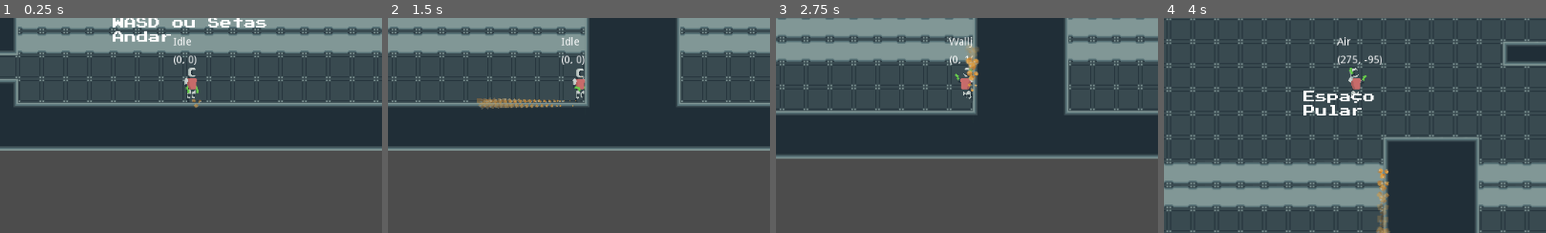
Above: before the commit, frames 1-4 (left to right).
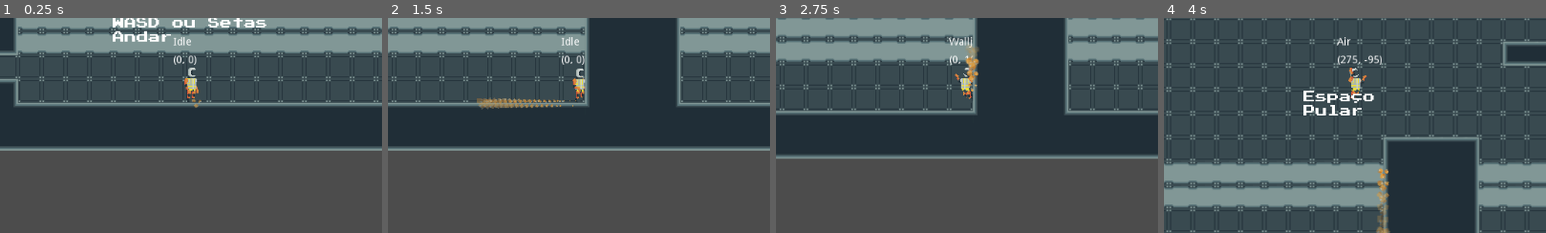
Above: after the commit, the same moments.

Repository: andrebariani/LostAndFound_GGJ2021
Game: Godot game, scene res://Main.tscn
Same seed, same stepped clock (60 frames per second), same inputs: the game is played once before the commit and once after it. The engine's default icon, where the game draws it, is replaced by a stand-in: a white triangle on a blue panel in a dark square.
Inputs:
- Up to frame 1 (0.25 s): no input
- Up to frame 2 (1.5 s): tap Enter (ui_accept) at 0.5, 0.77 s; hold Right (ui_right) from 0.53 s (still down); tap Shift (dash) at 0.6 s; tap Q (drop) at 1.35 s
- Up to frame 3 (2.75 s): tap Enter (ui_accept) at 1.52 s; release Right (ui_right) at 2.03 s; hold Left (ui_left) from 2.03 s (still down); tap E (use_tool) at 2.1 s
- Up to frame 4 (4 s): release Left (ui_left) at 2.78 s; hold Right (ui_right) from 2.78 s (still down); tap Shift (dash) at 2.85 s; tap Enter (ui_accept) at 3.02, 3.5, 3.77 s; tap Q (drop) at 3.6 s
The pictures show only the part of the screen within x 25-75%, y 34-84%; the shares and areas given below are measured in that part.

The runs differ from the first frame. In frame 1, 0.2% of the frame differs, in the area x 48-52%, y 28-38%; in frame 2, 0.2%; in frame 3, 0.2%; in frame 4, 0.2%, in the area x 48-53%, y 23-38%.

Commit message:
Sprite player final

Diff:
--- a/player/player_body/PlayerBody.tscn
+++ b/player/player_body/PlayerBody.tscn
@@ -1,139 +1,139 @@
 [gd_scene load_steps=46 format=2]
 
 [ext_resource path="res://player/player_body/PlayerBody.gd" type="Script" id=1]
-[ext_resource path="res://assets/images/player_placeholder.png" type="Texture" id=2]
+[ext_resource path="res://assets/images/player/colete.png" type="Texture" id=2]
 [ext_resource path="res://assets/images/player/player_body_parts.png" type="Texture" id=3]
 [ext_resource path="res://assets/images/caixa.png" type="Texture" id=4]
 
-[sub_resource type="AnimationNodeAdd2" id=23]
-
-[sub_resource type="AnimationNodeAnimation" id=24]
+[sub_resource type="AnimationNodeAdd2" id=1]
+
+[sub_resource type="AnimationNodeAnimation" id=2]
 animation = "arm_hold"
 
-[sub_resource type="AnimationNodeAnimation" id=25]
+[sub_resource type="AnimationNodeAnimation" id=3]
 animation = "arm_idle"
 
-[sub_resource type="AnimationNodeAnimation" id=26]
+[sub_resource type="AnimationNodeAnimation" id=4]
 animation = "arm_walk"
 
-[sub_resource type="AnimationNodeAnimation" id=27]
+[sub_resource type="AnimationNodeAnimation" id=5]
 animation = "arm_wall"
 
-[sub_resource type="AnimationNodeStateMachineTransition" id=28]
+[sub_resource type="AnimationNodeStateMachineTransition" id=6]
 advance_condition = "walk"
 
-[sub_resource type="AnimationNodeStateMachineTransition" id=29]
+[sub_resource type="AnimationNodeStateMachineTransition" id=7]
 advance_condition = "walk"
 
-[sub_resource type="AnimationNodeStateMachineTransition" id=30]
+[sub_resource type="AnimationNodeStateMachineTransition" id=8]
 advance_condition = "walk"
 
-[sub_resource type="AnimationNodeStateMachineTransition" id=31]
+[sub_resource type="AnimationNodeStateMachineTransition" id=9]
 advance_condition = "hold"
 
-[sub_resource type="AnimationNodeStateMachineTransition" id=32]
+[sub_resource type="AnimationNodeStateMachineTransition" id=10]
 advance_condition = "hold"
 
-[sub_resource type="AnimationNodeStateMachineTransition" id=33]
+[sub_resource type="AnimationNodeStateMachineTransition" id=11]
 advance_condition = "hold"
 
-[sub_resource type="AnimationNodeStateMachineTransition" id=34]
+[sub_resource type="AnimationNodeStateMachineTransition" id=12]
 advance_condition = "idle"
 
-[sub_resource type="AnimationNodeStateMachineTransition" id=35]
+[sub_resource type="AnimationNodeStateMachineTransition" id=13]
 advance_condition = "wall"
 
-[sub_resource type="AnimationNodeStateMachineTransition" id=36]
+[sub_resource type="AnimationNodeStateMachineTransition" id=14]
 advance_condition = "idle"
 
-[sub_resource type="AnimationNodeStateMachineTransition" id=37]
+[sub_resource type="AnimationNodeStateMachineTransition" id=15]
 advance_condition = "wall"
 
-[sub_resource type="AnimationNodeStateMachineTransition" id=38]
+[sub_resource type="AnimationNodeStateMachineTransition" id=16]
 advance_condition = "wall"
 
-[sub_resource type="AnimationNodeStateMachineTransition" id=39]
+[sub_resource type="AnimationNodeStateMachineTransition" id=17]
 advance_condition = "idle"
 
-[sub_resource type="AnimationNodeStateMachine" id=40]
-states/arm_hold/node = SubResource( 24 )
+[sub_resource type="AnimationNodeStateMachine" id=18]
+states/arm_hold/node = SubResource( 2 )
 states/arm_hold/position = Vector2( 545, 433 )
-states/arm_idle/node = SubResource( 25 )
+states/arm_idle/node = SubResource( 3 )
 states/arm_idle/position = Vector2( 348, 281 )
-states/arm_walk/node = SubResource( 26 )
+states/arm_walk/node = SubResource( 4 )
 states/arm_walk/position = Vector2( 545, 620 )
-states/arm_wall/node = SubResource( 27 )
+states/arm_wall/node = SubResource( 5 )
 states/arm_wall/position = Vector2( 767, 281 )
-transitions = [ "arm_hold", "arm_walk", SubResource( 28 ), "arm_wall", "arm_walk", SubResource( 29 ), "arm_idle", "arm_walk", SubResource( 30 ), "arm_idle", "arm_hold", SubResource( 31 ), "arm_wall", "arm_hold", SubResource( 32 ), "arm_walk", "arm_hold", SubResource( 33 ), "arm_hold", "arm_idle", SubResource( 34 ), "arm_hold", "arm_wall", SubResource( 35 ), "arm_wall", "arm_idle", SubResource( 36 ), "arm_idle", "arm_wall", SubResource( 37 ), "arm_walk", "arm_wall", SubResource( 38 ), "arm_walk", "arm_idle", SubResource( 39 ) ]
+transitions = [ "arm_hold", "arm_walk", SubResource( 6 ), "arm_wall", "arm_walk", SubResource( 7 ), "arm_idle", "arm_walk", SubResource( 8 ), "arm_idle", "arm_hold", SubResource( 9 ), "arm_wall", "arm_hold", SubResource( 10 ), "arm_walk", "arm_hold", SubResource( 11 ), "arm_hold", "arm_idle", SubResource( 12 ), "arm_hold", "arm_wall", SubResource( 13 ), "arm_wall", "arm_idle", SubResource( 14 ), "arm_idle", "arm_wall", SubResource( 15 ), "arm_walk", "arm_wall", SubResource( 16 ), "arm_walk", "arm_idle", SubResource( 17 ) ]
 start_node = "arm_idle"
 
-[sub_resource type="AnimationNodeBlendTree" id=41]
+[sub_resource type="AnimationNodeBlendTree" id=19]
 graph_offset = Vector2( 0, 249.5 )
-nodes/StateMachine/node = SubResource( 40 )
+nodes/StateMachine/node = SubResource( 18 )
 nodes/StateMachine/position = Vector2( 520, 320 )
 nodes/output/position = Vector2( 880, 320 )
 node_connections = [ "output", 0, "StateMachine" ]
 
-[sub_resource type="AnimationNodeAnimation" id=42]
+[sub_resource type="AnimationNodeAnimation" id=20]
 animation = "idle"
 
-[sub_resource type="AnimationNodeAnimation" id=43]
+[sub_resource type="AnimationNodeAnimation" id=21]
 animation = "walk"
 
-[sub_resource type="AnimationNodeAnimation" id=44]
+[sub_resource type="AnimationNodeAnimation" id=22]
 animation = "wall"
 
-[sub_resource type="AnimationNodeStateMachineTransition" id=45]
+[sub_resource type="AnimationNodeStateMachineTransition" id=23]
 advance_condition = "wall"
 
-[sub_resource type="AnimationNodeStateMachineTransition" id=46]
+[sub_resource type="AnimationNodeStateMachineTransition" id=24]
 advance_condition = "walk"
 
-[sub_resource type="AnimationNodeStateMachineTransition" id=47]
+[sub_resource type="AnimationNodeStateMachineTransition" id=25]
 advance_condition = "idle"
 
-[sub_resource type="AnimationNodeStateMachineTransition" id=48]
+[sub_resource type="AnimationNodeStateMachineTransition" id=26]
 advance_condition = "walk"
 
-[sub_resource type="AnimationNodeStateMachineTransition" id=49]
+[sub_resource type="AnimationNodeStateMachineTransition" id=27]
 advance_condition = "wall"
 
-[sub_resource type="AnimationNodeStateMachineTransition" id=50]
+[sub_resource type="AnimationNodeStateMachineTransition" id=28]
 advance_condition = "idle"
 
-[sub_resource type="AnimationNodeStateMachine" id=51]
-states/idle/node = SubResource( 42 )
+[sub_resource type="AnimationNodeStateMachine" id=29]
+states/idle/node = SubResource( 20 )
 states/idle/position = Vector2( 500, 436 )
-states/walk/node = SubResource( 43 )
+states/walk/node = SubResource( 21 )
 states/walk/position = Vector2( 351, 244 )
-states/wall/node = SubResource( 44 )
+states/wall/node = SubResource( 22 )
 states/wall/position = Vector2( 628, 244 )
-transitions = [ "walk", "wall", SubResource( 45 ), "wall", "walk", SubResource( 46 ), "walk", "idle", SubResource( 47 ), "idle", "walk", SubResource( 48 ), "idle", "wall", SubResource( 49 ), "wall", "idle", SubResource( 50 ) ]
+transitions = [ "walk", "wall", SubResource( 23 ), "wall", "walk", SubResource( 24 ), "walk", "idle", SubResource( 25 ), "idle", "walk", SubResource( 26 ), "idle", "wall", SubResource( 27 ), "wall", "idle", SubResource( 28 ) ]
 start_node = "walk"
 
-[sub_resource type="AnimationNodeBlendTree" id=52]
+[sub_resource type="AnimationNodeBlendTree" id=30]
 graph_offset = Vector2( 0, -159 )
-nodes/StateMachine/node = SubResource( 51 )
+nodes/StateMachine/node = SubResource( 29 )
 nodes/StateMachine/position = Vector2( 380, 320 )
 nodes/output/position = Vector2( 760, 320 )
 node_connections = [ "output", 0, "StateMachine" ]
 
-[sub_resource type="AnimationNodeBlendTree" id=14]
+[sub_resource type="AnimationNodeBlendTree" id=31]
 graph_offset = Vector2( 115.361, 0 )
-nodes/Add2/node = SubResource( 23 )
+nodes/Add2/node = SubResource( 1 )
 nodes/Add2/position = Vector2( 920, -100 )
-nodes/Arms/node = SubResource( 41 )
+nodes/Arms/node = SubResource( 19 )
 nodes/Arms/position = Vector2( 560, 80 )
-nodes/Legs/node = SubResource( 52 )
+nodes/Legs/node = SubResource( 30 )
 nodes/Legs/position = Vector2( 560, -120 )
 nodes/output/position = Vector2( 1220, -120 )
 node_connections = [ "output", 0, "Add2", "Add2", 0, "Legs", "Add2", 1, "Arms" ]
 
-[sub_resource type="AnimationNodeStateMachinePlayback" id=53]
-
-[sub_resource type="AnimationNodeStateMachinePlayback" id=54]
-
-[sub_resource type="Animation" id=15]
+[sub_resource type="AnimationNodeStateMachinePlayback" id=32]
+
+[sub_resource type="AnimationNodeStateMachinePlayback" id=33]
+
+[sub_resource type="Animation" id=34]
 loop = true
 tracks/0/type = "value"
 tracks/0/path = NodePath("AnimationRoot/Torso/ShoulderR/Arm/Elbow/Forearm:position")
@@ -720,8 +720,7 @@
 "values": [ 0.0, 7.5, 15.0, 22.5, 30.0, 37.5, 45.0, 35.0, 25.0, 15.0, 5.0, -5.0, -15.0 ]
 }
 
-[sub_resource type="Animation" id=18]
-resource_name = "arm_wall"
+[sub_resource type="Animation" id=37]
 loop = true
 tracks/0/type = "value"
 tracks/0/path = NodePath("AnimationRoot/Torso/ShoulderR/Arm/Elbow/Forearm:position")
@@ -1991,43 +1990,51 @@
 script = ExtResource( 1 )
 
 [node name="BodyAnimationTree" type="AnimationTree" parent="."]
-tree_root = SubResource( 14 )
+tree_root = SubResource( 31 )
 anim_player = NodePath("../BodyAnimationPlayer")
 active = true
 parameters/Add2/add_amount = 1.0
-parameters/Arms/StateMachine/playback = SubResource( 53 )
+parameters/Arms/StateMachine/playback = SubResource( 32 )
 parameters/Arms/StateMachine/conditions/hold = false
 parameters/Arms/StateMachine/conditions/idle = false
 parameters/Arms/StateMachine/conditions/walk = false
 parameters/Arms/StateMachine/conditions/wall = false
-parameters/Legs/StateMachine/playback = SubResource( 54 )
+parameters/Legs/StateMachine/playback = SubResource( 33 )
 parameters/Legs/StateMachine/conditions/idle = false
 parameters/Legs/StateMachine/conditions/walk = false
 parameters/Legs/StateMachine/conditions/wall = false
 
 [node name="BodyAnimationPlayer" type="AnimationPlayer" parent="."]
-anims/arm_hold = SubResource( 15 )
-anims/arm_idle = SubResource( 16 )
-anims/arm_walk = SubResource( 17 )
-anims/arm_wall = SubResource( 18 )
-anims/default = SubResource( 19 )
-anims/idle = SubResource( 20 )
-anims/walk = SubResource( 21 )
-anims/wall = SubResource( 22 )
+anims/arm_hold = SubResource( 34 )
+anims/arm_idle = SubResource( 35 )
+anims/arm_walk = SubResource( 36 )
+anims/arm_wall = SubResource( 37 )
+anims/default = SubResource( 38 )
+anims/idle = SubResource( 39 )
+anims/walk = SubResource( 40 )
+anims/wall = SubResource( 41 )
 
 [node name="AnimationRoot" type="Node2D" parent="."]
+__meta__ = {
+"_edit_lock_": true
+}
 
 [node name="Torso" type="Sprite" parent="AnimationRoot"]
-self_modulate = Color( 1, 0.517647, 0.517647, 1 )
-position = Vector2( -1, -5.62588 )
+position = Vector2( -1, -6.97019 )
 texture = ExtResource( 3 )
 offset = Vector2( 0, 6 )
 region_enabled = true
 region_rect = Rect2( 2, 5, 15, 15 )
+__meta__ = {
+"_edit_lock_": true
+}
 
 [node name="ShoulderL" type="Position2D" parent="AnimationRoot/Torso"]
 show_behind_parent = true
-position = Vector2( -5, 1.96147 )
+position = Vector2( -5, 1.77329 )
+__meta__ = {
+"_gizmo_extents_": 0.0
+}
 
 [node name="Arm" type="Sprite" parent="AnimationRoot/Torso/ShoulderL"]
 texture = ExtResource( 3 )
@@ -2042,7 +2049,6 @@
 region_rect = Rect2( 30, 49, 4, 4 )
 
 [node name="Forearm" type="Sprite" parent="AnimationRoot/Torso/ShoulderL/Arm/Elbow"]
-self_modulate = Color( 0.52549, 1, 0.376471, 1 )
 show_behind_parent = true
 position = Vector2( 0, 1 )
 texture = ExtResource( 3 )
@@ -2059,7 +2065,7 @@
 region_rect = Rect2( 27, 21, 11, 6 )
 
 [node name="Head" type="Sprite" parent="AnimationRoot/Torso/Neck"]
-position = Vector2( 0, -8.20863 )
+position = Vector2( 0, -8.65673 )
 texture = ExtResource( 3 )
 region_enabled = true
 region_rect = Rect2( 23, 5, 11, 12 )
@@ -2080,8 +2086,8 @@
 region_rect = Rect2( 4, 29, 10, 4 )
 
 [node name="ThighR" type="Sprite" parent="AnimationRoot/Torso/Belly/Hip"]
-position = Vector2( 2.5, 1.5 )
-rotation = -0.261799
+position = Vector2( 2.5, 2.15673 )
+rotation = 0.253996
 texture = ExtResource( 3 )
 offset = Vector2( 0, 2 )
 region_enabled = true
@@ -2089,7 +2095,7 @@
 
 [node name="Knee" type="Sprite" parent="AnimationRoot/Torso/Belly/Hip/ThighR"]
 position = Vector2( -1, 5.5 )
-rotation = -0.414362
+rotation = -0.523599
 texture = ExtResource( 3 )
 region_enabled = true
 region_rect = Rect2( 24, 78, 4, 4 )
@@ -2097,7 +2103,7 @@
 [node name="Leg" type="Sprite" parent="AnimationRoot/Torso/Belly/Hip/ThighR/Knee"]
 show_behind_parent = true
 position = Vector2( 1, 1 )
-rotation = -0.73078
+rotation = -0.785398
 texture = ExtResource( 3 )
 offset = Vector2( -1, 3 )
 region_enabled = true
@@ -2106,30 +2112,38 @@
 [node name="ThighL" type="Sprite" parent="AnimationRoot/Torso/Belly/Hip"]
 show_behind_parent = true
 position = Vector2( -2.5, 2.5 )
-rotation = 0.316418
+rotation = 0.0898675
 texture = ExtResource( 3 )
 offset = Vector2( 0, 2 )
 region_enabled = true
 region_rect = Rect2( 33, 65, 5, 7 )
 
 [node name="Knee" type="Sprite" parent="AnimationRoot/Torso/Belly/Hip/ThighL"]
-position = Vector2( -0.5, 4.52156 )
-rotation = -0.261799
+position = Vector2( -0.5, 4.9851 )
+rotation = -0.0898675
 texture = ExtResource( 3 )
 region_enabled = true
 region_rect = Rect2( 24, 78, 4, 4 )
 
 [node name="Leg" type="Sprite" parent="AnimationRoot/Torso/Belly/Hip/ThighL/Knee"]
 show_behind_parent = true
-position = Vector2( 0.5, 1.20863 )
-rotation = -0.468981
+position = Vector2( 0.5, 1.65673 )
+rotation = -0.179735
 texture = ExtResource( 3 )
 offset = Vector2( -1, 3 )
 region_enabled = true
 region_rect = Rect2( 31, 85, 7, 10 )
 
+[node name="Vest" type="Sprite" parent="AnimationRoot/Torso"]
+position = Vector2( 0, 7 )
+texture = ExtResource( 2 )
+vframes = 2
+
 [node name="ShoulderR" type="Position2D" parent="AnimationRoot/Torso"]
-position = Vector2( 7, 1.94173 )
+position = Vector2( 7, 1.76865 )
+__meta__ = {
+"_gizmo_extents_": 0.0
+}
 
 [node name="Arm" type="Sprite" parent="AnimationRoot/Torso/ShoulderR"]
 texture = ExtResource( 3 )
@@ -2144,7 +2158,6 @@
 region_rect = Rect2( 30, 49, 4, 4 )
 
 [node name="Forearm" type="Sprite" parent="AnimationRoot/Torso/ShoulderR/Arm/Elbow"]
-self_modulate = Color( 0.52549, 1, 0.376471, 1 )
 show_behind_parent = true
 position = Vector2( 0, 1 )
 texture = ExtResource( 3 )
@@ -2152,12 +2165,10 @@
 region_enabled = true
 region_rect = Rect2( 22, 57, 6, 10 )
 
-[node name="Sprite" type="Sprite" parent="."]
-visible = false
-position = Vector2( -0.5, 0.5 )
-texture = ExtResource( 2 )
-
 [node name="Node2D" type="Node2D" parent="."]
+__meta__ = {
+"_edit_lock_": true
+}
 
 [node name="Sprite" type="Sprite" parent="Node2D"]
 visible = false
Binary file added: assets/images/player/colete.png
Not shown, added: assets/images/player/colete.png.import
Binary file changed: assets/images/player/player_body_parts.png
Not shown: 6 places in player/player_body/PlayerBody.tscn that only renumber resources
Not shown, changed: assets/images/player/player_body_parts.png~
